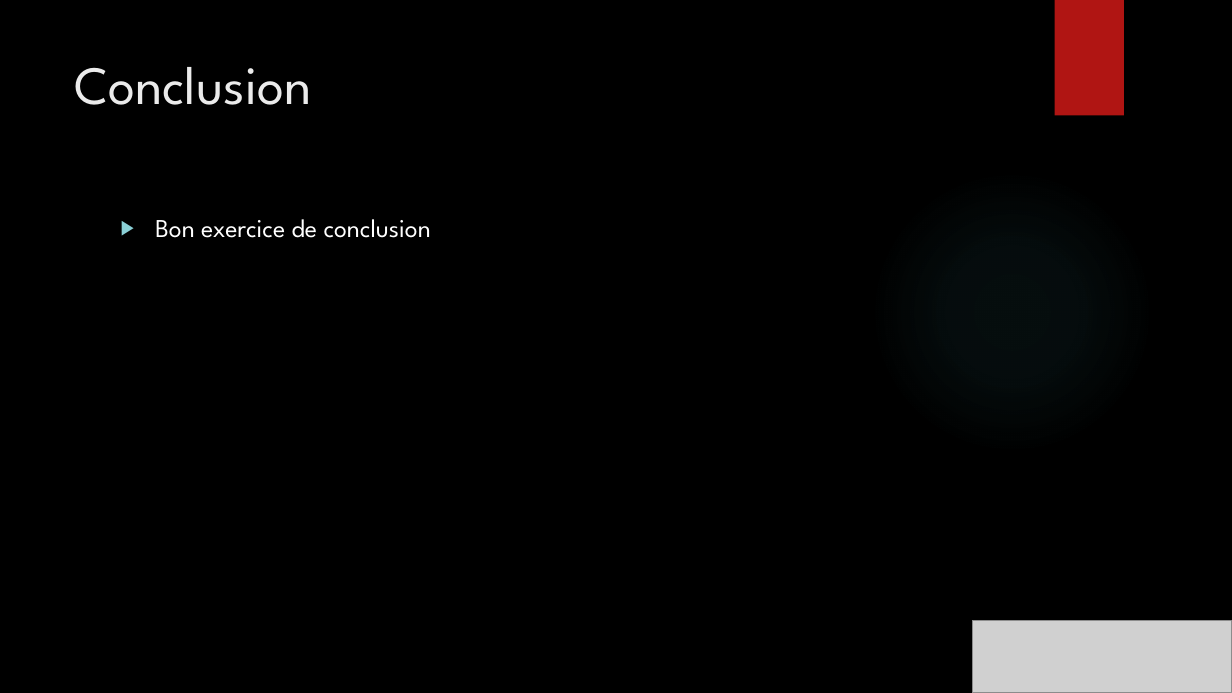
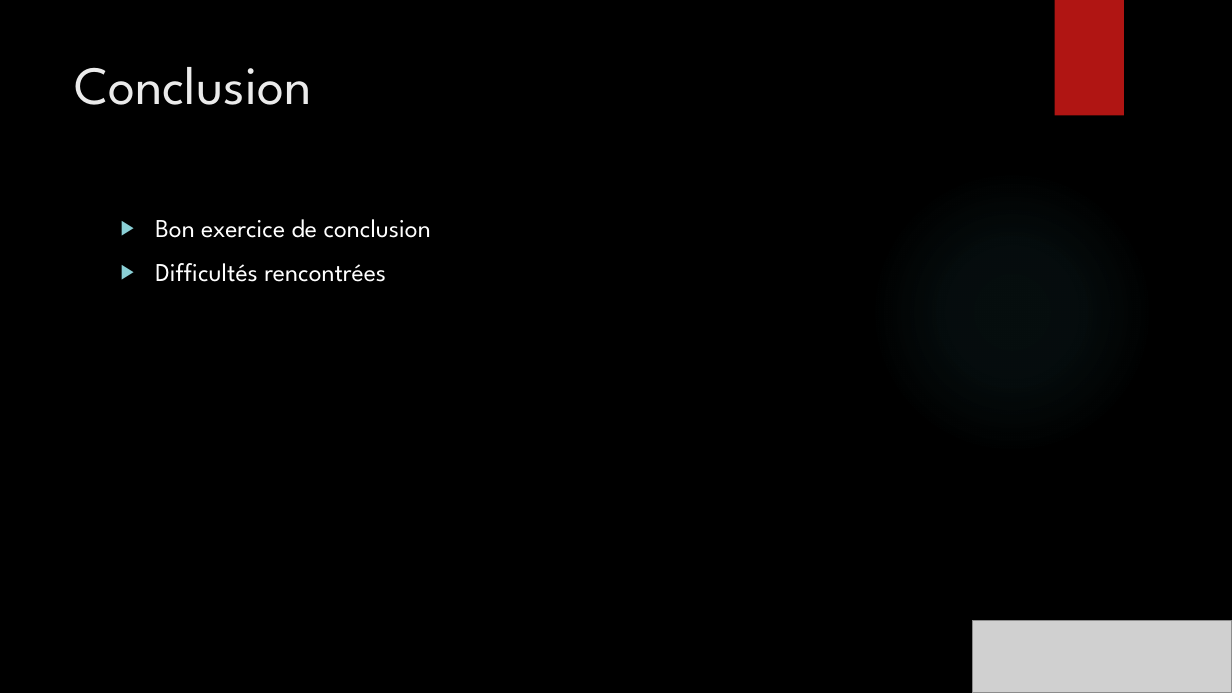
Before and after one commit to cyril-bonneau/machine-a-sous-JS, a slide deck: slide 5 of BONNEAU MONNIER JS.pptx. Drawn at 1232x693 pixels with LibreOffice and Linux fonts; fonts in the diff are those of the drawing; grey boxes stand for pictures; background and template pictures are left out. Boxes give left, top, right and bottom in pixels: in the first picture for what was removed or moved away, otherwise in the second. Text is boxed around its words. In the diff, an @@ line names an element or a change of style, - is before the commit and + after.

```diff
--- a/BONNEAU MONNIER JS.pptx
+++ b/BONNEAU MONNIER JS.pptx
@@ text at box(155, 263, 386, 282): paragraph added @@
+▶ Difficultés rencontrées
```
